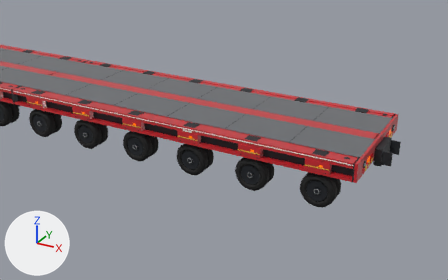
Two versions of the glTF model art/glb/mmi-trailer-modular.glb, one commit apart.
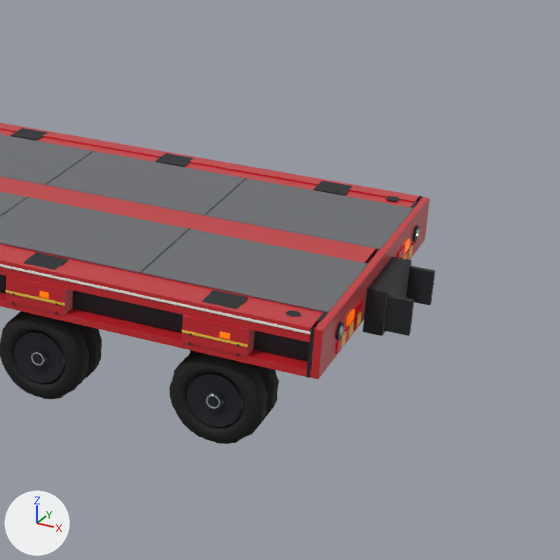
Each version appears first from a 50 mm lens placed at (13.32, -12.04, 6.37), pointed at (8.01, -2.39, 1.54), and next in a close-up on the part from 53% to 100% of the width and 14% to 90% of the height. Lighting does not change. The marker at lower left points along +X, +Y and +Z. The last two pictures show the newer version. Where no turn or scale is listed for an object, it has been applied to the vertices.

The older version as bpy lines, for what is in view:
```python
ob_trailer_endboard = bpy.data.objects.new('trailer_endboard', me_trailer_endboard)
ob_trailer_endboard.location = (10.576, -0.002, 0.95)
ob_trailer_module_2 = bpy.data.objects.new('trailer_module_2', me_trailer_module_2_001)
ob_trailer_module_2.location = (5.867, 0.0, 1.003)
ob_trailer_wheel_12_l = bpy.data.objects.new('trailer_wheel_12_L', me_trailer_wheel_twin)
ob_trailer_wheel_12_l.parent = ob_mmi_trailer_modular_root
ob_trailer_wheel_12_l.location = (9.615, -1.212, 0.383)
ob_trailer_wheel_12_l.scale = (0.381, 0.381, 0.381)
# also in view: 'trailer_wheel_11_L' at (8.12, -1.21, 0.38)
```
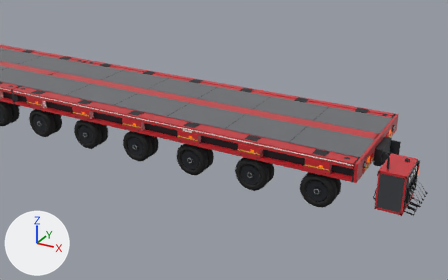
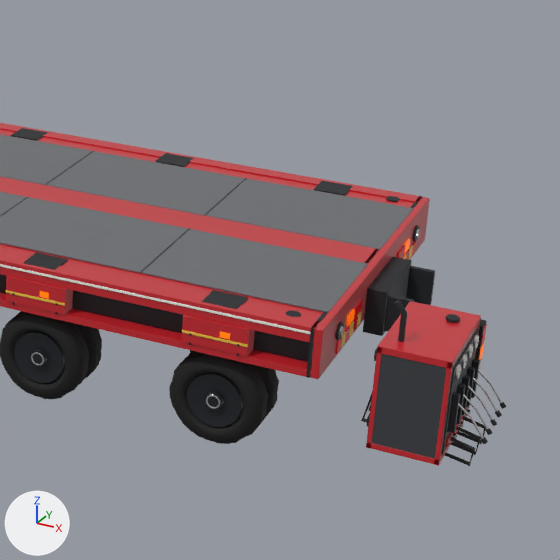
Commit message: Trailer: hydraulic power pack on the rear end plate

The change, as a list of edits to the scene's bpy script:
```text
Add mat_mmi_lens_clear:
    mat_mmi_lens_clear = principled_material('mmi_lens_clear')
    mat_mmi_lens_clear.base_color = (0.815, 0.855, 0.888)  # white #e9eef2
    mat_mmi_lens_clear.roughness = 0.05
Add mat_mmi_plate_white:
    mat_mmi_plate_white = principled_material('mmi_plate_white')
    mat_mmi_plate_white.base_color = (0.839, 0.839, 0.791)  # white #ecece6
    mat_mmi_plate_white.roughness = 0.35
Add mat_mmi_ppu_grey:
    mat_mmi_ppu_grey = principled_material('mmi_ppu_grey')
    mat_mmi_ppu_grey.base_color = (0.055, 0.06, 0.068)  # dark grey #42454a
    mat_mmi_ppu_grey.metallic = 0.2
    mat_mmi_ppu_grey.roughness = 0.55
Add mat_mmi_black_plastic:
    mat_mmi_black_plastic = principled_material('mmi_black_plastic')
    mat_mmi_black_plastic.base_color = (0.00857, 0.00913, 0.0103)  # black #17181a
    mat_mmi_black_plastic.roughness = 0.62
Add me_trailer_power_pack_001:
    me_trailer_power_pack_001.from_pydata(...)  # 5564 vertices, 10944 faces; spans x -0.471..0.471, y -0.493..0.493, z -0.608..0.608
    me_trailer_power_pack_001.materials.append(mat_mmi_ppu_grey)  # dark grey #42454a
    me_trailer_power_pack_001.materials.append(mat_mmi_trailer_red)  # red #c9202a
    me_trailer_power_pack_001.materials.append(mat_mmi_trailer_dark_steel)  # dark grey #2a2d31
    me_trailer_power_pack_001.materials.append(mat_mmi_chrome)  # white #e4e7ea
    me_trailer_power_pack_001.materials.append(mat_mmi_plate_white)  # white #ecece6
    me_trailer_power_pack_001.materials.append(mat_mmi_black_plastic)  # black #17181a
    me_trailer_power_pack_001.materials.append(mat_mmi_lens_clear)  # white #e9eef2
    me_trailer_power_pack_001.materials.append(mat_mmi_lens_amber)  # orange #ff7a00, glowing orange #cb5300
    me_trailer_power_pack_001.materials.append(mat_mmi_lens_red)  # red #b0101a
Add ob_trailer_power_pack:
    ob_trailer_power_pack = bpy.data.objects.new('trailer_power_pack', me_trailer_power_pack_001)
    ob_trailer_power_pack.location = (11.171, -0.995, 0.864)
```

Changed parts and their boxes [x1, y1, x2, y2] in the close-ups (560 x 560 px):
'trailer_power_pack', added: after [361, 300, 506, 466]
    faces in mat_mmi_ppu_grey (dark grey #42454a): [372, 326, 478, 459]
    faces in mat_mmi_trailer_red (red #c9202a): [366, 301, 481, 466]
    faces in mat_mmi_trailer_dark_steel (dark grey #2a2d31): [367, 300, 480, 454]
    faces in mat_mmi_black_plastic (black #17181a): [361, 319, 506, 466]
    faces in mat_mmi_chrome (white #e4e7ea): [452, 334, 503, 439]
